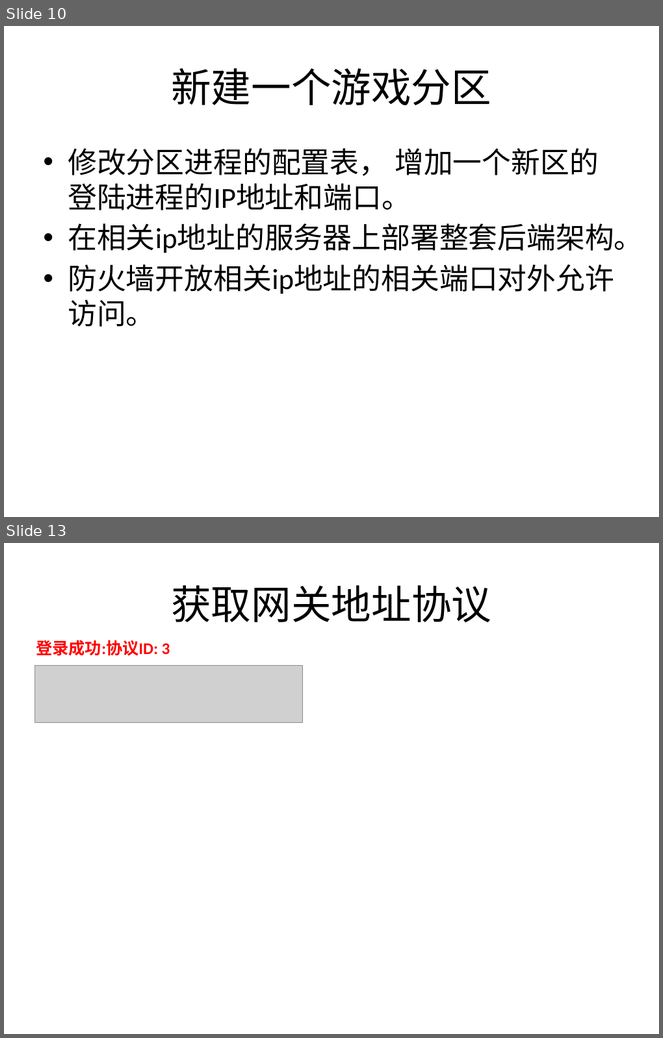
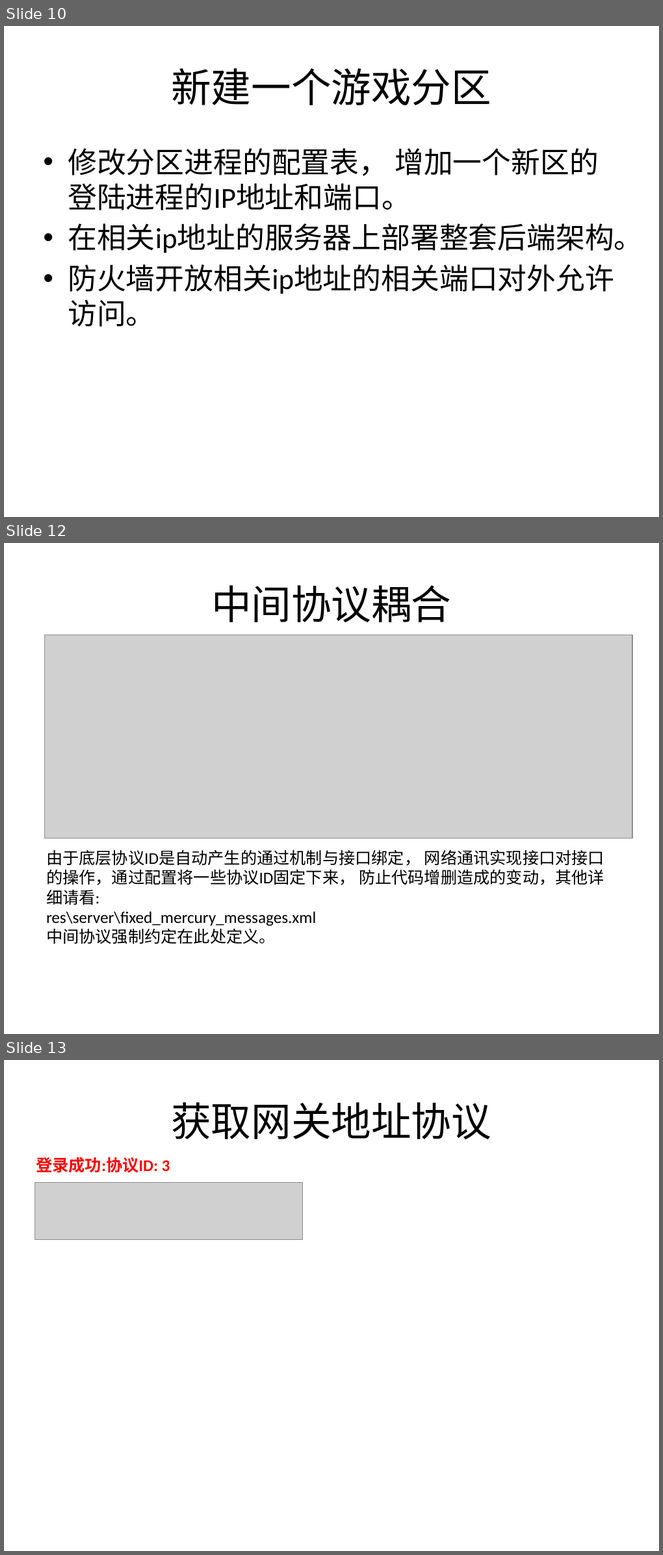
Before and after one commit to kbengine/kbengine, a slide deck: kbe/doc/server_overview.pptx. Shown one above the other, each under a label of ours: slides 10 and 13 before the commit, slides 10, 12 and 13 after it; the slides between them are not shown. The pictures are 663x1038 and 663x1555 pixels, drawn with LibreOffice and Linux fonts; fonts in the diff are those of the drawing; grey boxes stand for pictures. Boxes give left, top, right and bottom in pixels: in the first picture for what was removed or moved away, otherwise in the second. Text is boxed around its words. In the diff, an @@ line names an element or a change of style, - is before the commit and + after.

```diff
--- a/kbe/doc/server_overview.pptx
+++ b/kbe/doc/server_overview.pptx
@@ slide 12 added at [4, 543, 659, 1034], background #FFFFFF @@
@@ title added at [211, 585, 452, 622], 44 pt, text #000000 @@
+中间协议耦合
@@ picture added at [44, 635, 633, 839] @@
@@ text added at [46, 850, 605, 944], 18 pt, text #000000 @@
+由于底层协议ID是自动产生的通过机制与接口绑定， 网络通讯实现接口对接口的操作，通过配置将一些协议ID固定下来， 防止代码增删造成的变动，其他详细请看:
+res\server\fixed_mercury_messages.xml
+中间协议强制约定在此处定义。
```
Also in this commit, not shown: 2 slides changed, 1 slide removed.
